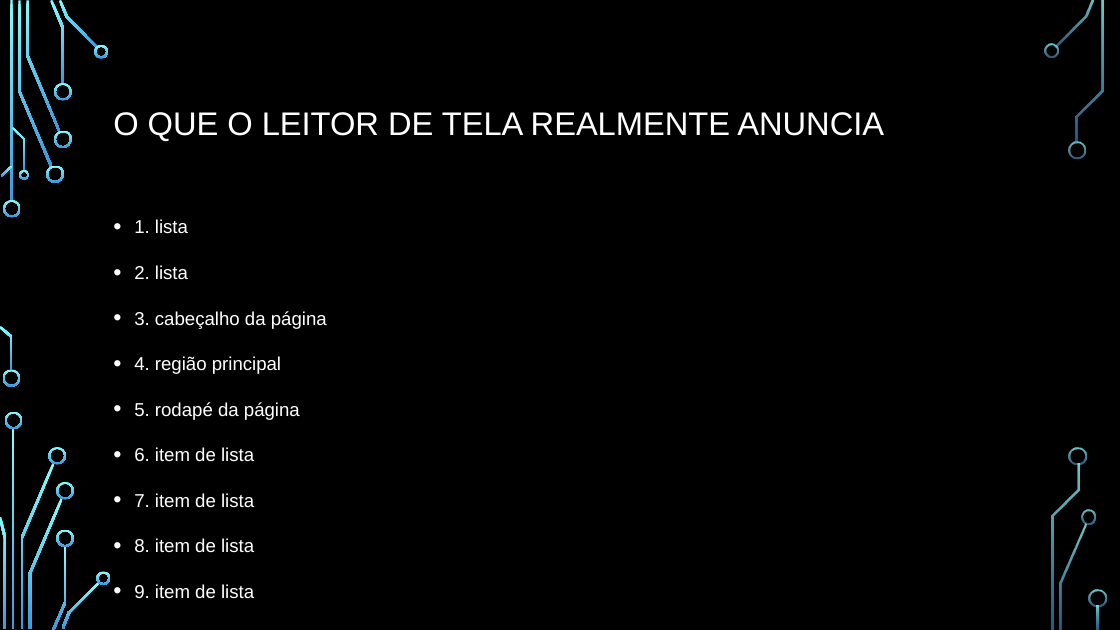
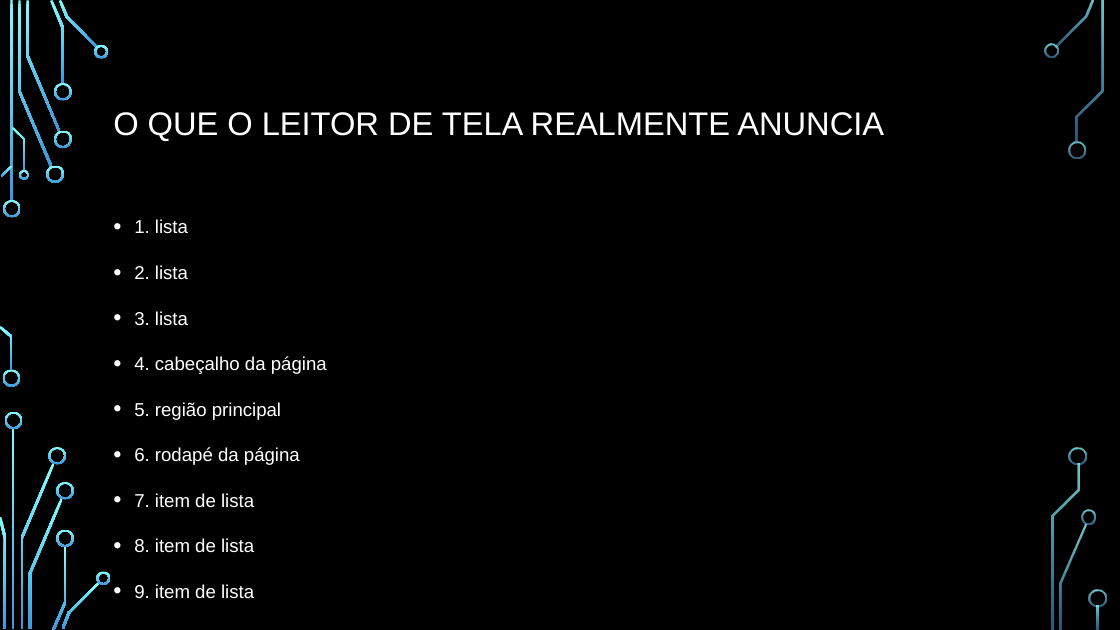
Before and after one commit to guilhermedopp/atividades, a slide deck: slide 16 of apresentacao/APRESENTACAO_AVALIACAO_ACESSIBILIDADE.pptx. Drawn at 1120x630 pixels with LibreOffice and Linux fonts; fonts in the diff are those of the drawing; background and template pictures are left out. Boxes give left, top, right and bottom in pixels: in the first picture for what was removed or moved away, otherwise in the second. Text is boxed around its words. In the diff, an @@ line names an element or a change of style, - is before the commit and + after.

```diff
--- a/apresentacao/APRESENTACAO_AVALIACAO_ACESSIBILIDADE.pptx
+++ b/apresentacao/APRESENTACAO_AVALIACAO_ACESSIBILIDADE.pptx
@@ text at [134,311,327,465]: text changed @@
-• 3. cabeçalho da página
-• 4. região principal
-• 5. rodapé da página
-• 6. item de lista
+• 3. lista
+• 4. cabeçalho da página
+• 5. região principal
+• 6. rodapé da página
```
Also in this commit, not shown: 6 other slides changed, 20 other files.
